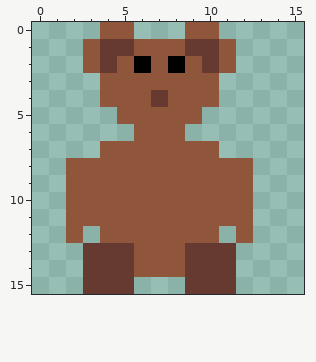
Pixel-art file -- artwork/fran/beer.aseprite. The picture above is the old version.
16x16 pixels, 1 frame.
After the commit:
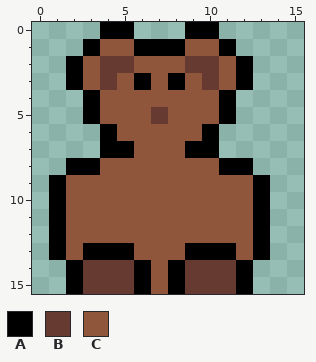
Palette (. is transparent): A #000000  B #663931  C #8f563b
What changed:
y 0: x 4..5 CC -> AA; x 9..10 CC -> AA
y 1: x 3..11 CBBCCCBBC -> ACCAAACCA
y 2: x 2 . -> A; x 5..6 CA -> BC; x 8..9 AC -> CB; x 12 . -> A
y 3: x 2..4 ..C -> ACB; x 6 C -> A; x 8 C -> A; x 10..12 C.. -> BCA
y 4: x 3 . -> A; x 7 B -> C; x 11 . -> A
y 5: x 3..4 .. -> AC; x 7 C -> B; x 10..11 .. -> CA
y 6: x 4..5 .. -> AC; x 9..10 .. -> CA
y 7: x 4..5 CC -> AA; x 9..10 CC -> AA
y 8: x 2..3 CC -> AA; x 11..12 CC -> AA
y 9..11: x 1 . -> A; x 13 . -> A
y 12: x 1 . -> A; x 3 . -> C; x 11 . -> C; x 13 . -> A
y 13: x 1..5 ..BBB -> ACAAA; x 9..13 BBB.. -> AAACA
y 14: x 2 . -> A; x 6 C -> A; x 8 C -> A; x 12 . -> A
y 15: x 2 . -> A; x 6..8 ... -> ACA; x 12 . -> A
Pixel boxes of the changes (left, top, right, bottom) in both pictures:
changed: (49, 22, 270, 294)
